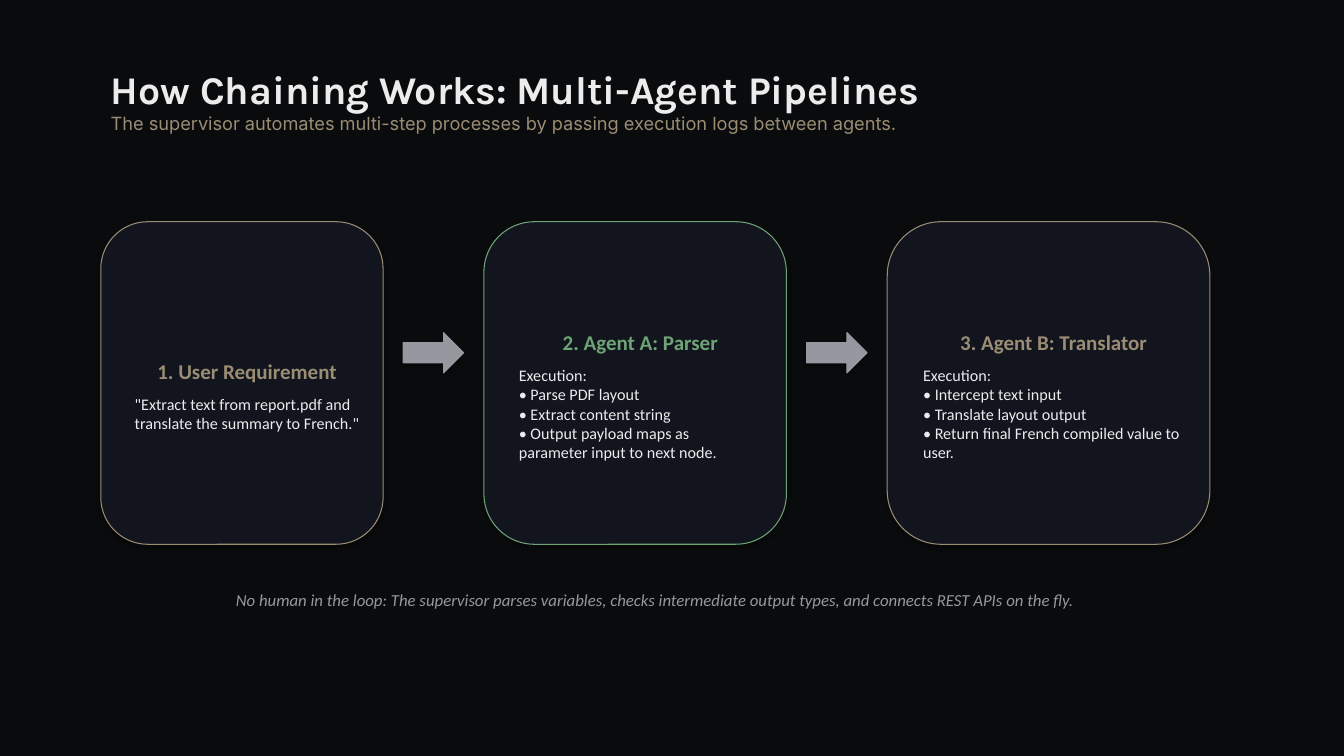
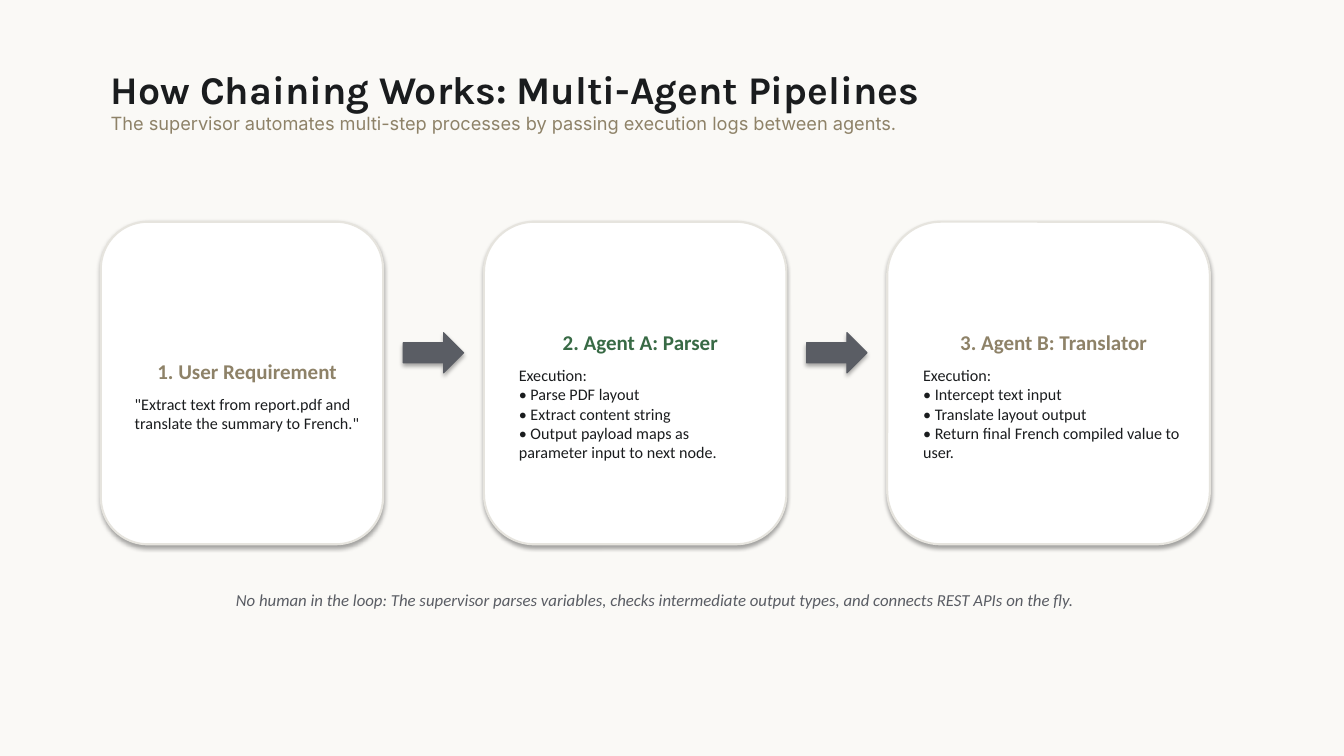
Before and after one commit to shubham-verma-engineer/symphonyAI, a slide deck: slide 5 of docs/symphony_presentation.pptx. Drawn at 1344x756 pixels with LibreOffice and Linux fonts; fonts in the diff are those of the drawing. Boxes give left, top, right and bottom in pixels: in the first picture for what was removed or moved away, otherwise in the second. Text is boxed around its words. In the diff, an @@ line names an element or a change of style, - is before the commit and + after.

Commit message:
Update SymphonyAI product presentation slide colors to Alabaster Light theme

```diff
--- a/docs/symphony_presentation.pptx
+++ b/docs/symphony_presentation.pptx
@@ background #0A0B0D to #FAF9F6 @@
@@ text "How Chaining Works: Multi-Agent Pipelines" at (x1=111, y1=76, x2=919, y2=134): text colour #ECECED to #1A1C1E in "How Chaining Works: Multi-Agent Pipelines"; text colour #9A8D74 to #8E8268 in "The supervisor automates multi-step processes by passing ..." @@
@@ rounded rectangle "1. User Requirement" at (x1=101, y1=222, x2=383, y2=544): text colour #9A8D74 to #8E8268 in "1. User Requirement"; text colour #ECECED to #1A1C1E in ""Extract text from report.pdf and translate the ..."; fill #12151E to #FFFFFF; outline #9A8D74 0.75 pt to #E6E4DE 1.5 pt @@
@@ rounded rectangle "2. Agent A: Parser" at (x1=484, y1=222, x2=786, y2=544): text colour #6EA476 to #386A45 in "2. Agent A: Parser"; text colour #ECECED to #1A1C1E in "Execution: • Parse PDF layout • Extract ..."; fill #12151E to #FFFFFF; outline #6EA476 0.75 pt to #E6E4DE 1.5 pt @@
@@ rounded rectangle "3. Agent B: Translator" at (x1=887, y1=222, x2=1210, y2=544): text colour #9A8D74 to #8E8268 in "3. Agent B: Translator"; text colour #ECECED to #1A1C1E in "Execution: • Intercept text input • Translate ..."; fill #12151E to #FFFFFF; outline #9A8D74 0.75 pt to #E6E4DE 1.5 pt @@
@@ right arrow at (x1=403, y1=333, x2=464, y2=373): fill #9698A0 to #5A5D64; outline #9698A0 0.75 pt to #5A5D64 0.75 pt @@
@@ right arrow at (x1=807, y1=333, x2=867, y2=373): fill #9698A0 to #5A5D64; outline #9698A0 0.75 pt to #5A5D64 0.75 pt @@
@@ text "No human in the loop: ..." at (x1=236, y1=594, x2=1073, y2=609): text colour #9698A0 to #5A5D64 @@
```
Also in this commit, not shown: 7 other slides changed.
